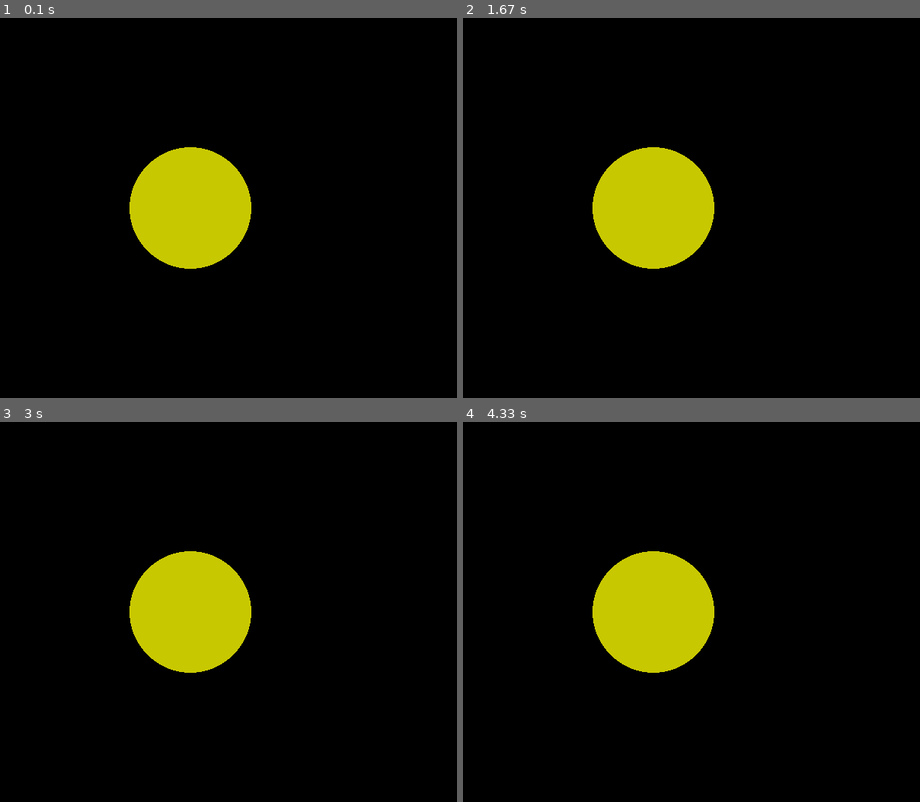
Above: before the commit, frames 1-4 (two rows, left to right).
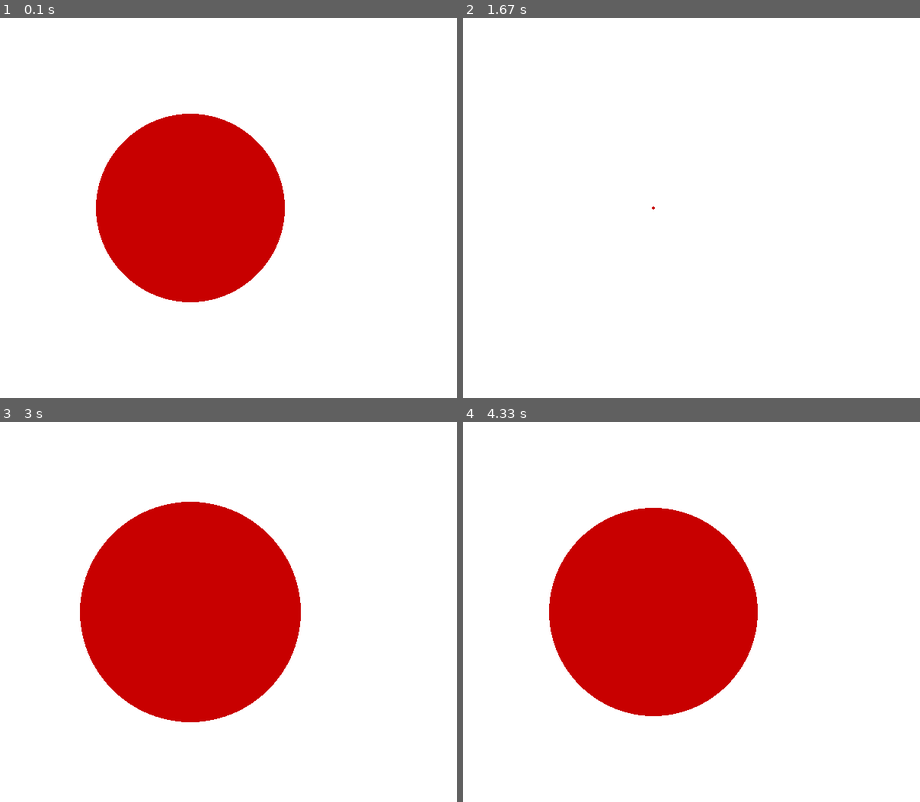
Above: after the commit, the same moments.

Repository: Tademan/pygame_peruspohja
Game: pygame game, started from main.py
Two runs of this game, one before a commit and one after it. Both use one fixed random seed, a clock stepped at 60 frames per second and the inputs below.
Inputs (mouse positions are in pixels of both pictures, inside the frame that each line leads up to):
- Up to frame 1 (0.1 s): no input
- Up to frame 2 (1.67 s): tap S at 0.33 s; press the mouse at (760, 75) at 0.7 s; move the mouse to (810, 208) at 0.8 s; release the mouse at (856, 341) at 0.93 s
- Up to frame 3 (3 s): no input
- Up to frame 4 (4.33 s): no input

The runs differ from the first frame. In frame 1, 100% of the frame differs, in the area x 0-100%, y 0-100%; in frame 2, 100%; in frame 3, 100%; in frame 4, 100%.

Commit message:
Siirretty mainiin

Diff:
--- a/main.py
+++ b/main.py
@@ -1,21 +1,38 @@
+import math
 import sys
 import pygame
-def piirrä(näyttö):
-    pygame.draw.circle(näyttö, (200, 200, 0), (250, 250), 80)
+def piirrä(näyttö,aika):
+    näyttö.fill((255, 255, 255))
+    pygame.draw.circle(näyttö, (200, 000, 0), (250, 250), (math.sin(aika/20)+1)*100)
     pygame.display.flip()
     pass
-pygame.init()
-scr = pygame.display.set_mode((600,500))
-pygame.display.set_caption('Pygame Window')
-while True:
-    # Näppäimet
-    for event in pygame.event.get():
-        if event.type == pygame.QUIT:
-            sys.exit(0)
+def main():
+    pygame.init()
+    scr = pygame.display.set_mode((600, 500))
+    pygame.display.set_caption('Pygame Window')
+    clock = pygame.time.Clock()
+    Hiiri = [0, 0, 0]
+    aika = 0
+    while True:
+        # Näppäimet
+        for event in pygame.event.get():
+            if event.type == pygame.QUIT:
+                sys.exit(0)
 
-        if event.type == pygame.KEYDOWN:
-            if event.key == pygame.K_s:
+            if event.type == pygame.KEYDOWN:
+                if event.key == pygame.K_s:
+                    pass
+            if event.type == pygame.KEYUP:
                 pass
-        if event.type == pygame.KEYUP:
-            pass
-    piirrä(scr)
+        piirrä(scr,aika)
+        aika += 1
+        clock.tick(60)
+        if pygame.mouse.get_pressed()[0]:
+            if Hiiri[0]:
+                Hiiri[0] = 0
+                pass
+        else:
+            Hiiri[0] = 1
+
+if __name__ == "__main__":
+    main()
